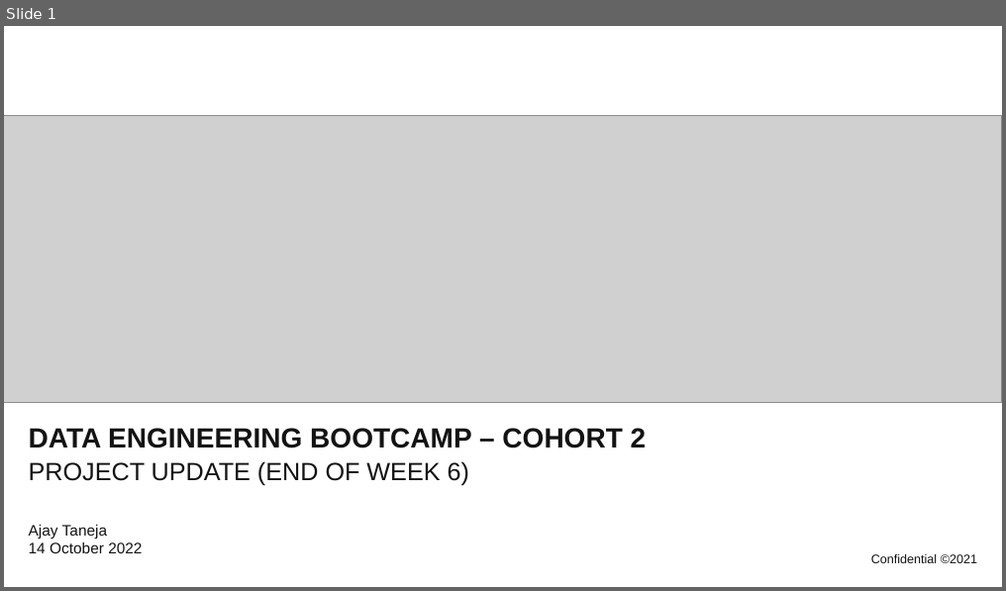
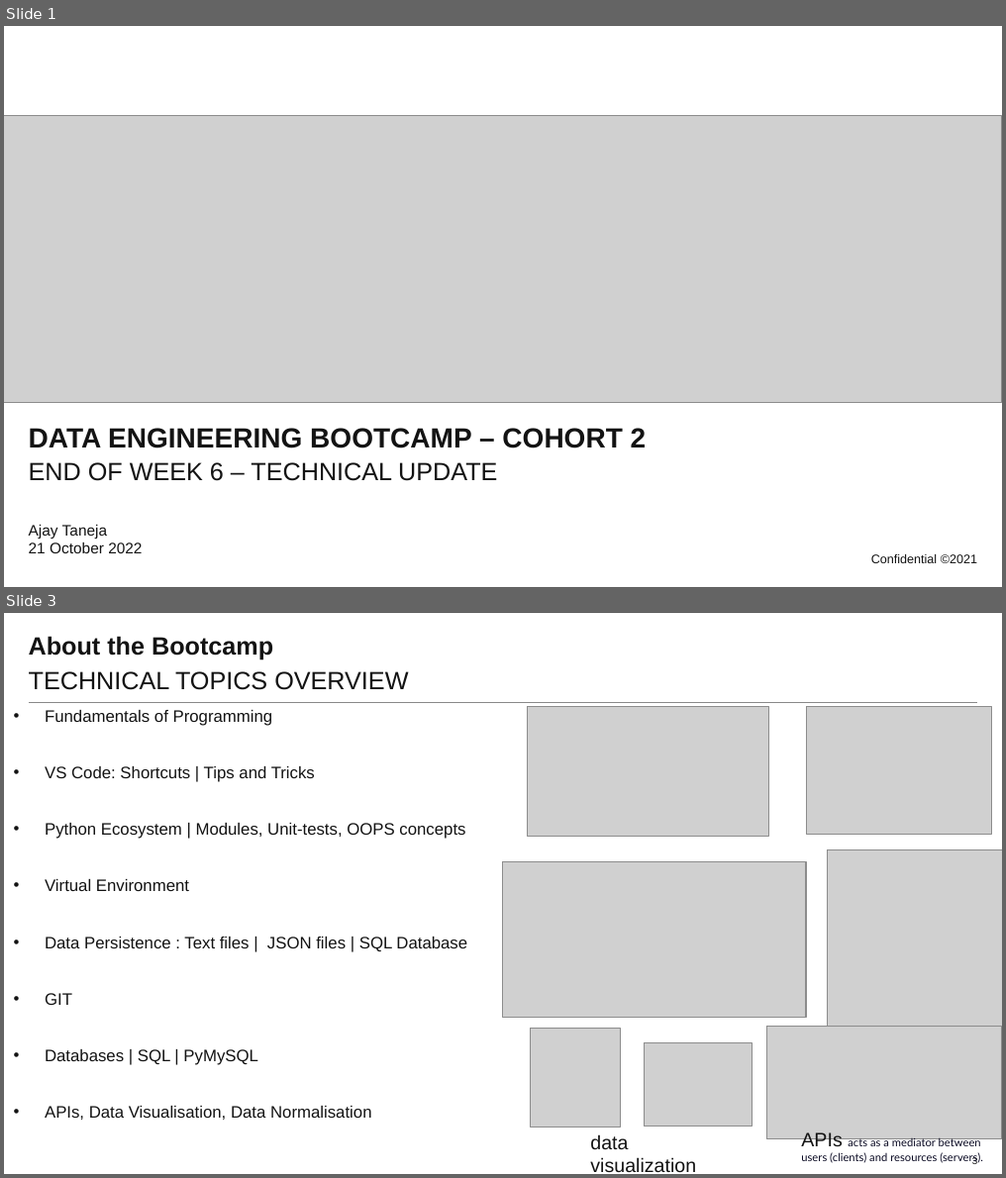
Before and after one commit to atanejajlr/week_5_v3, a slide deck: presentation/project_presentation.pptx. Shown one above the other, each under a label of ours: slide 1 before the commit, slides 1 and 3 after it; the slides between them are not shown. The pictures are 1006x591 and 1006x1178 pixels, drawn with LibreOffice and Linux fonts; fonts in the diff are those of the drawing; grey boxes stand for pictures; background and template pictures are left out. Boxes give left, top, right and bottom in pixels: in the first picture for what was removed or moved away, otherwise in the second. Text is boxed around its words. In the diff, an @@ line names an element or a change of style, - is before the commit and + after.

```diff
--- a/presentation/project_presentation.pptx
+++ b/presentation/project_presentation.pptx
@@ slide 3 added at (x1=4, y1=613, x2=1002, y2=1174), background #FFFFFF; not listed: 1 template element that a slide beside it also shows @@
@@ title added at (x1=29, y1=636, x2=273, y2=661), 18 pt, text #131313, bold @@
+About the Bootcamp
@@ subtitle added at (x1=29, y1=671, x2=408, y2=690), 18 pt, text #131313 @@
+TECHNICAL TOPICS OVERVIEW
@@ text added at (x1=45, y1=710, x2=467, y2=1120), 12 pt, text #131313 @@
+• Fundamentals of Programming
+• VS Code: Shortcuts | Tips and Tricks
+• Python Ecosystem | Modules, Unit-tests, OOPS concepts
+• Virtual Environment
+• Data Persistence : Text files | JSON files | SQL Database
+• GIT
+• Databases | SQL | PyMySQL
+• APIs, Data Visualisation, Data Normalisation
@@ picture added at (x1=527, y1=707, x2=768, y2=837) @@
@@ picture added at (x1=806, y1=707, x2=992, y2=835) @@
@@ picture added at (x1=502, y1=862, x2=806, y2=1017) @@
@@ picture added at (x1=828, y1=851, x2=1002, y2=1065) @@
@@ picture added at (x1=531, y1=1028, x2=620, y2=1128) @@
@@ picture added at (x1=766, y1=1026, x2=1002, y2=1139) @@
@@ picture added at (x1=644, y1=1043, x2=751, y2=1127) @@
@@ text added at (x1=590, y1=1135, x2=696, y2=1173), 14 pt, text #131313 @@
+data visualization
@@ text added at (x1=801, y1=1133, x2=983, y2=1164), 8 pt, text #0A0A23 @@
+APIs acts as a mediator between users (clients) and resources (servers).
@@ page number added at (x1=972, y1=1157, x2=977, y2=1166), 7 pt, text #131313 @@
+3
@@ slide 1 changed as well @@
@@ subtitle at (x1=29, y1=463, x2=497, y2=481): text changed @@
-PROJECT UPDATE (END OF WEEK 6)
+END OF WEEK 6 – TECHNICAL UPDATE
@@ text at (x1=29, y1=525, x2=142, y2=554): text changed @@
-Ajay Taneja
-14 October 2022
+Ajay Taneja
+21 October 2022
```
Also in this commit, not shown: 7 other slides added, 12 slides removed, 6 other files.
